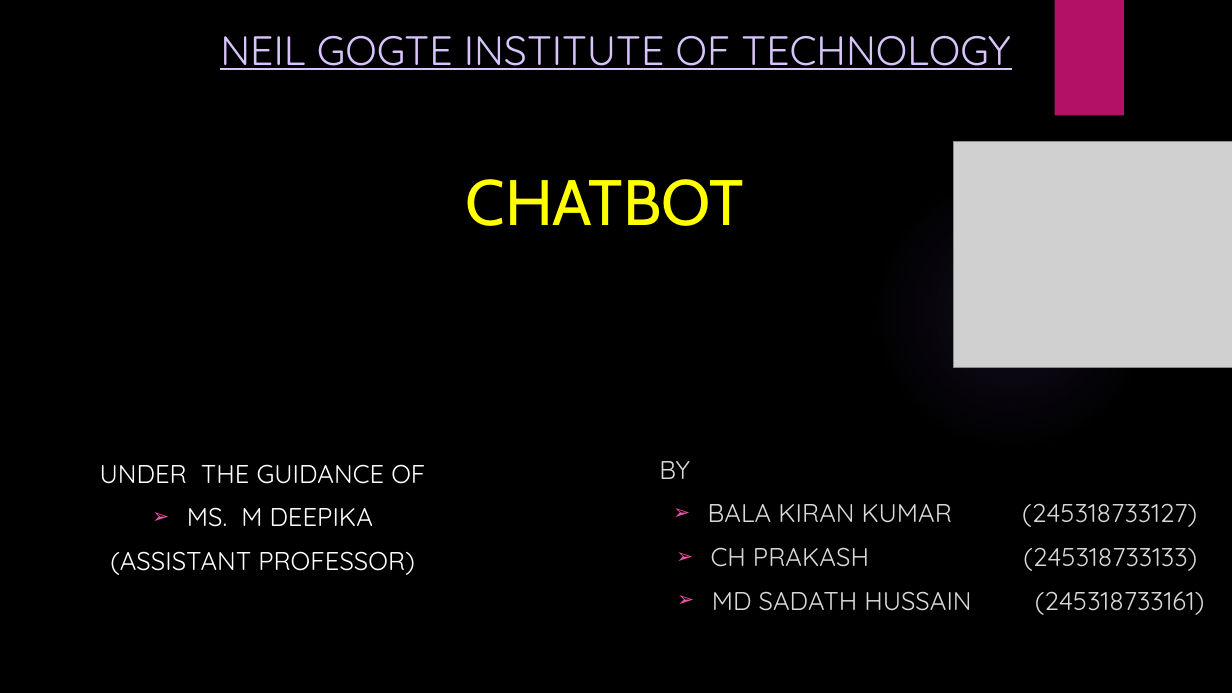
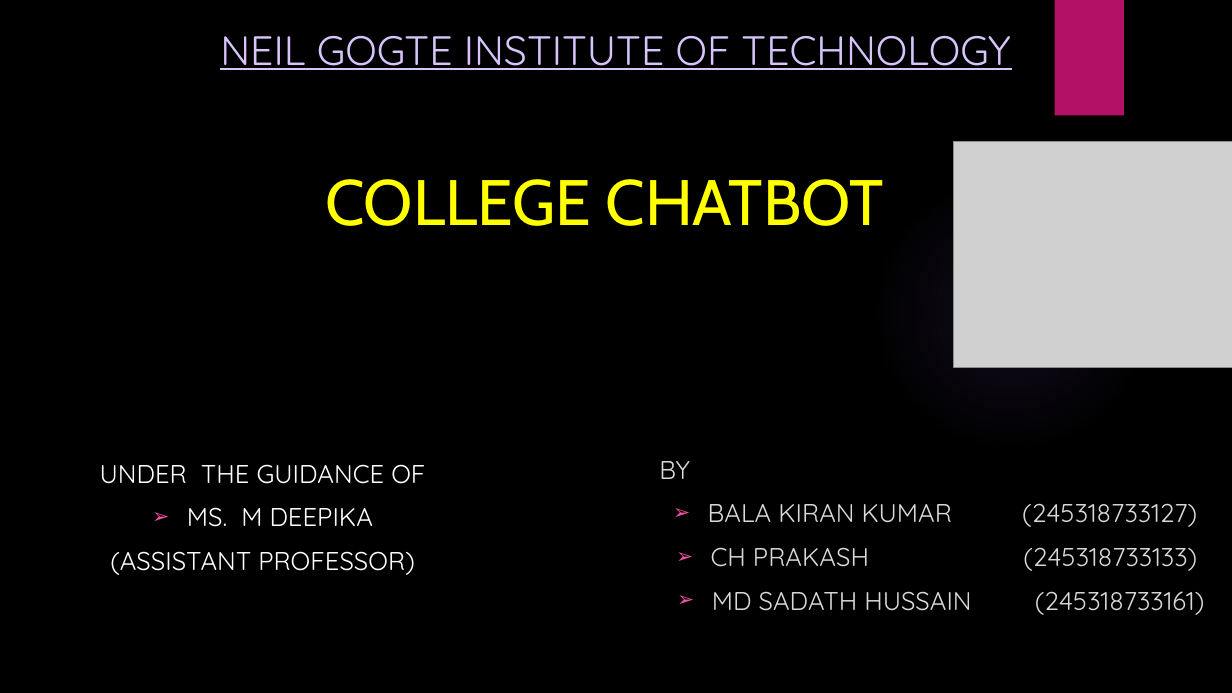
Before and after one commit to balakirankumar/mini-project-college-chatbot, a slide deck: slide 1 of Documents/PPT.pptx. Drawn at 1232x693 pixels with LibreOffice and Linux fonts; fonts in the diff are those of the drawing; grey boxes stand for pictures; background and template pictures are left out. Boxes give left, top, right and bottom in pixels: in the first picture for what was removed or moved away, otherwise in the second. Text is boxed around its words. In the diff, an @@ line names an element or a change of style, - is before the commit and + after.

```diff
--- a/Documents/PPT.pptx
+++ b/Documents/PPT.pptx
@@ title at [325, 179, 883, 226]: text changed @@
-CHATBOT
+COLLEGE CHATBOT
```
Also in this commit, not shown: 1 other slide changed, 14 other files.
